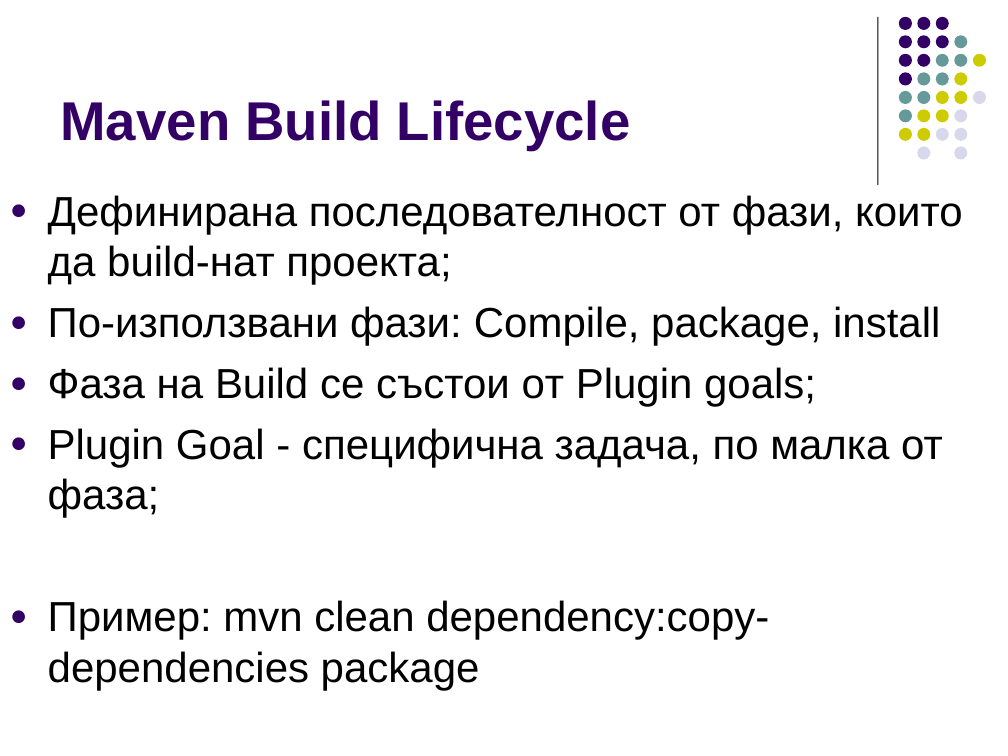
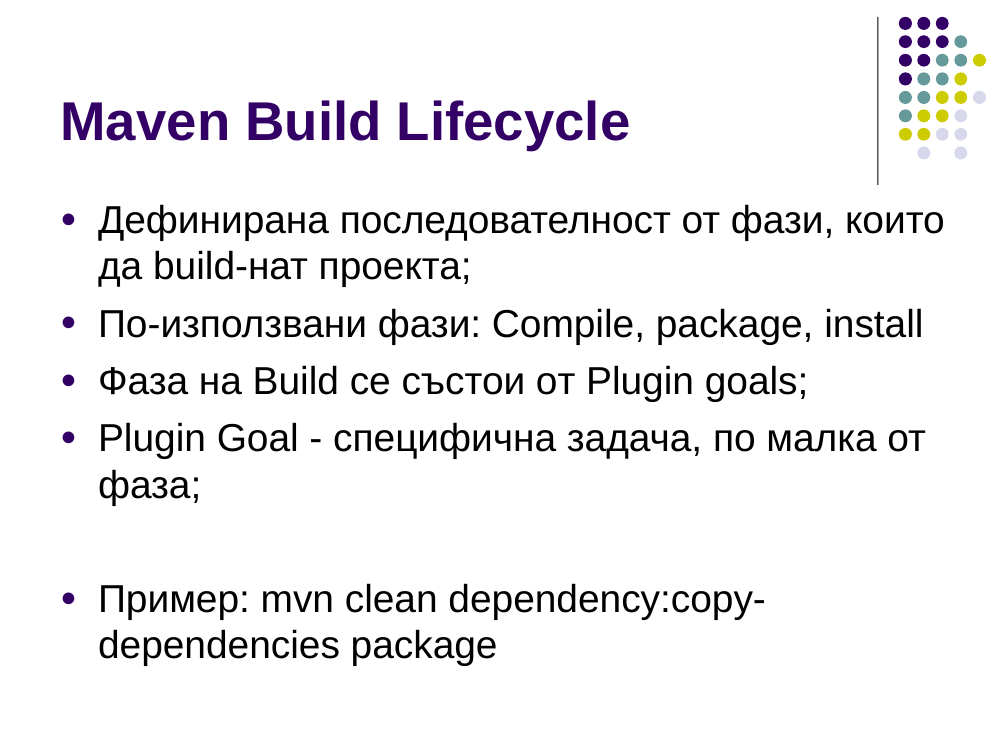
Before and after one commit to ivorusev/startup-factory-java-course, a slide deck: slide 10 of slides/5-Serialization+Maven.ppt. Drawn at 1008x756 pixels with LibreOffice and Linux fonts; fonts in the diff are those of the drawing. Boxes give left, top, right and bottom in pixels: in the first picture for what was removed or moved away, otherwise in the second. Text is boxed around its words. In the diff, an @@ line names an element or a change of style, - is before the commit and + after.

```diff
--- a/slides/5-Serialization+Maven.ppt
+++ b/slides/5-Serialization+Maven.ppt
@@ text "Дефинирана последователност от фази, които ...": place and size @@
-text "Дефинирана последователност от фази, които ..." at box(48, 195, 963, 690)
+text "Дефинирана последователност от фази, които ..." at box(98, 204, 945, 666)
@@ text "Дефинирана последователност от фази, които ..." at box(98, 204, 945, 666): size 30 to 27.8 pt @@
```
Also in this commit, not shown: 1 other slide changed.
